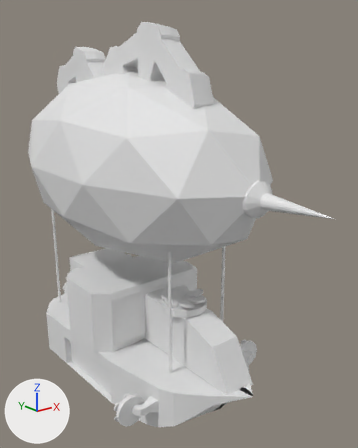
Renders of the FBX model BombsAway/BombsAway/Assets/Art/3D/Models/PlayerShip.fbx from each side of a commit.
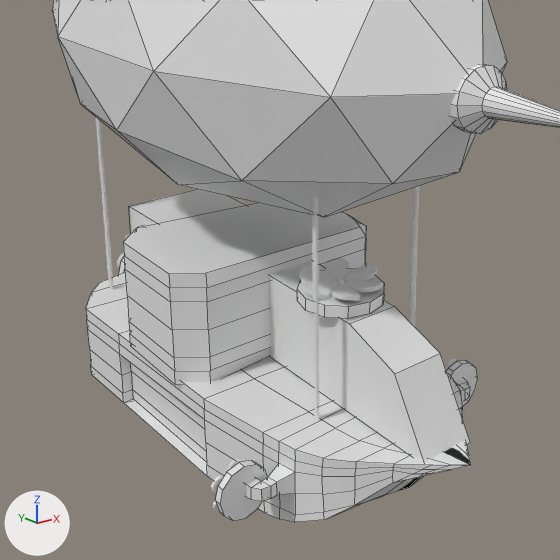
The first picture shows the older version from a 50 mm lens placed at (-22.4, -26.2, 17.5), pointed at (2.6, 5.1, 5.0). The close-ups show both versions on the part from 0% to 84% of the width and 33% to 100% of the height of that picture; other places that the commit changed are outside them. Every picture has the same lights, and +X, +Y and +Z are marked at lower left. The close-ups show mesh edges as thin lines. Where no turn or scale is listed for an object, it has been applied to the vertices. Vertices at the same position are counted once.

Script lines for the objects in view, before the commit:
```python
me_cube_001 = bpy.data.meshes.new('Cube.001')
me_cube_001.from_pydata(...)  # 74 vertices, 63 faces; spans x -0.98..0.98, y -0.92..0.98, z -3.67..0.98
me_cube_002 = bpy.data.meshes.new('Cube.002')
me_cube_002.from_pydata(...)  # 10 vertices, 7 faces; spans x -1.0..1.0, y -1.07..1.0, z -1.0..1.0
me_cube_004 = bpy.data.meshes.new('Cube.004')
me_cube_004.from_pydata(...)  # a box spanning x -2.43..2.43, y -2.19..2.64, z -2.19..2.19
ob_back = bpy.data.objects.new('Back', me_cube_004)
ob_back.location = (0.0, 13.32, -2.32)
ob_frontdeck = bpy.data.objects.new('FrontDeck', me_cube_002)
ob_frontdeck.location = (0.0, 0.2, -2.4)
ob_frontdeck.scale = (1.22, 5.11, 2.08)
ob_gunstations = bpy.data.objects.new('GunStations', me_cube_001)
ob_gunstations.location = (0.0, 7.98, -1.96)
ob_gunstations.rotation_euler = (-3.142, 0.0, -1.571)  # degrees (-180, 0, -90)
ob_gunstations.scale = (3.2, 5.76, 2.7)
# also in view: 'Needle' at (0.4, -8.3, 9.6); 'FanBase' at (-0.1, 1.2, -0.1); 'Blimp' at (0.1, 8.0, 10.0); 'FanBase.005' at (-6.3, -0.4, -6.1); 'Poles' at (0.0, 7.9, 1.2)
```
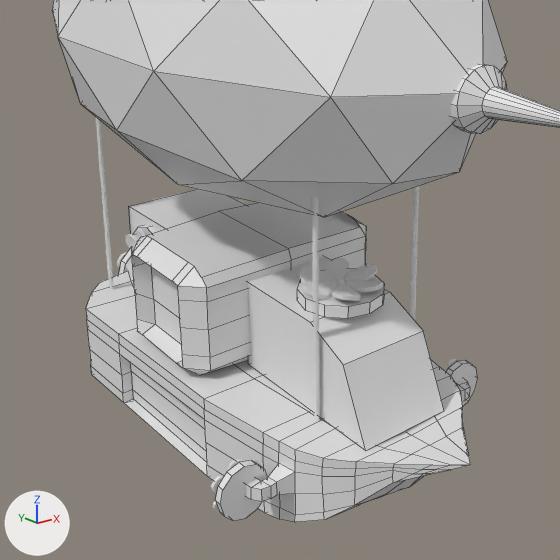
Where the change shows, as pixel boxes (x1, y1, x2, y2) in the close-ups (560 x 560 px):
'GunStations', reshaped, turned, rescaled: before (123, 203, 366, 385); after (132, 203, 366, 375)
'FrontDeck', moved, rescaled: before (269, 261, 470, 462); after (248, 257, 444, 451)
part 1 of me_cube_001, built on: before (123, 210, 361, 385); after (143, 210, 361, 373)

Diff of the bpy script that builds the scene:
```diff
--- a/BombsAway/BombsAway/Assets/Art/3D/Models/PlayerShip.fbx.py
+++ b/BombsAway/BombsAway/Assets/Art/3D/Models/PlayerShip.fbx.py
@@ me_cube_001 @@
 # used by ob_gunstations; location = (0.0, 7.98, -1.96); rotation_euler = (-3.142, 0.0, -1.571), in degrees (-180, 0, -90); scale = (3.2, 5.76, 2.7)
-me_cube_001.from_pydata(...)  # 74 vertices, 63 faces; spans x -0.98..0.98, y -0.92..0.98, z -3.67..0.98
+me_cube_001.from_pydata(...)  # 112 vertices, 88 faces; spans x -0.98..0.98, y -0.92..0.92, z -0.98..0.98
+# me_cube_001 part 1: 14 vertices moved from x -0.63..0.69, y 0.98, z -0.98..0.98 to x -0.63..0.69, y 0.77..0.92, z -0.98..0.98; 4 vertices removed from x -0.98..0.98, y 0.77, z -0.98..0.98; 46 vertices added at x -0.98..0.98, y 0.0..0.92, z -0.98..0.98
@@ ob_gunstations @@
 ob_gunstations.location = (0.0, 7.98, -1.96)
-ob_gunstations.rotation_euler = (-3.142, 0.0, -1.571)  # degrees (-180, 0, -90)
-ob_gunstations.scale = (3.2, 5.76, 2.7)
+ob_gunstations.rotation_euler = (0.0, 0.0, 1.571)  # degrees (0, 0, 90)
+ob_gunstations.scale = (-3.2, -5.76, -2.7)
@@ ob_frontdeck @@
 ob_frontdeck = bpy.data.objects.new('FrontDeck', me_cube_002)
-ob_frontdeck.location = (0.0, 0.2, -2.4)
-ob_frontdeck.scale = (1.22, 5.11, 2.08)
+ob_frontdeck.location = (-0.2, 1.07, -2.4)
+ob_frontdeck.scale = (2.15, 3.92, 2.08)
```
